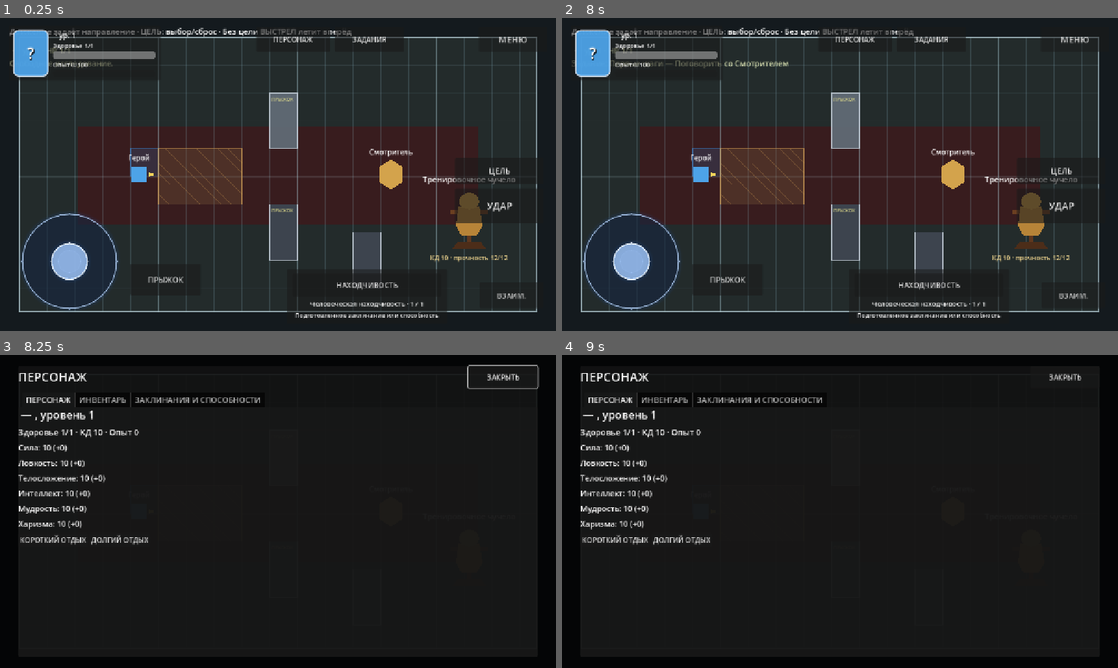
Above: before the commit, frames 1-4 (two rows, left to right).
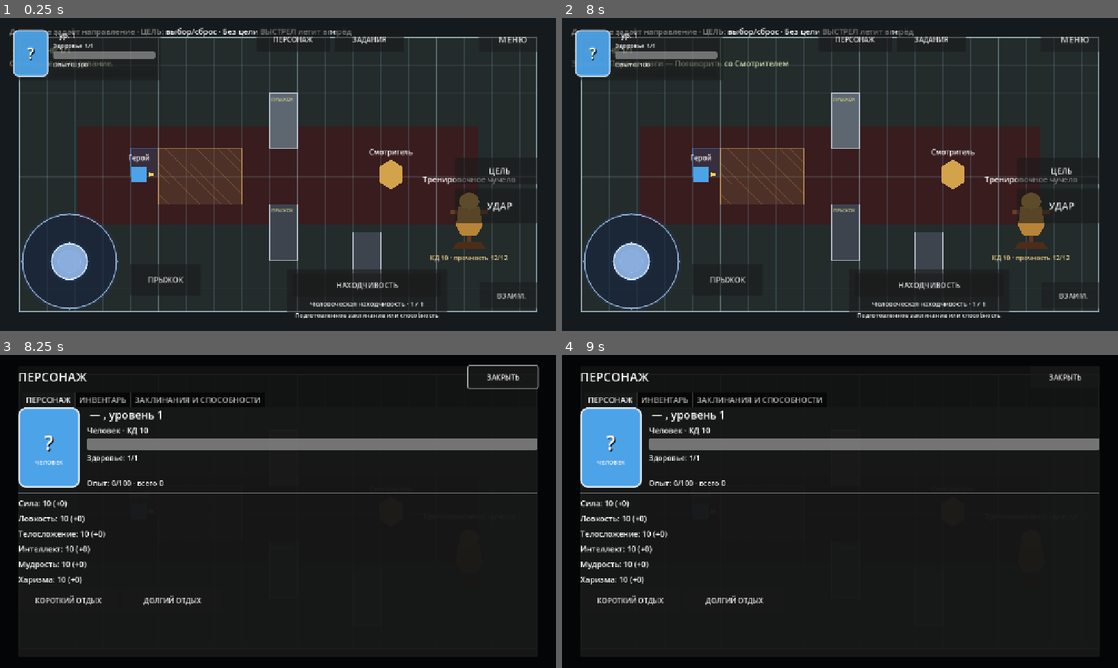
Above: after the commit, the same moments.

Repository: eretenkodaniil16-rgb/rpg-project
Game: Godot game, scene res://scenes/game/game.tscn
Two runs of this game, one before a commit and one after it. Both use one fixed random seed, a clock stepped at 60 frames per second and the inputs below. This scene is started directly instead of the project's main scene.
Inputs (mouse positions are in pixels of both pictures, inside the frame that each line leads up to):
- Up to frame 1 (0.25 s): no input
- Up to frame 2 (8 s): click "ВЗАИМ." at 0.5 s; click "МЕНЮ" at 1.25 s; click "Новая игра" at 2 s; click (840, 133) at 2.77 s; type "Alex" at 2.85 s; click "В главное меню" at 3.5 s; click "Новая игра" at 4.25 s; click (840, 133) at 5.02 s; type "Alex" at 5.1 s; click "В меню" at 5.75 s; click "Продолжить" at 6.5 s; click "ПРЫЖОК" at 7.25 s
- Up to frame 3 (8.25 s): click "ПЕРСОНАЖ" at 8 s
- Up to frame 4 (9 s): click "КОРОТКИЙ ОТДЫХ" at 8.75 s

Frames 1-2 are identical in both runs. In frame 3, 8.7% of the frame differs, in the area x 3-97%, y 16-80%; in frame 4, 8.7%.

Commit message:
feat: добавить портрет и полосы здоровья и опыта в лист персонажа

Diff:
--- a/scripts/ui/character_hub_inventory.gd
+++ b/scripts/ui/character_hub_inventory.gd
@@ -4,6 +4,121 @@
 var _selected_inventory_entry: Dictionary = {}
 var _inventory_details: Label
 var _inventory_equip: Button
+
+
+func _refresh_character() -> void:
+	_clear(_character_box)
+	var summary := HBoxContainer.new()
+	summary.name = "CharacterSummary"
+	summary.add_theme_constant_override("separation", 16)
+	_character_box.add_child(summary)
+	summary.add_child(_build_character_portrait())
+
+	var overview := VBoxContainer.new()
+	overview.size_flags_horizontal = Control.SIZE_EXPAND_FILL
+	overview.add_theme_constant_override("separation", 5)
+	summary.add_child(overview)
+	overview.add_child(_label("%s — %s, уровень %d" % [_hero.character_name, _hero.character_class_name, _hero.level], 25))
+	overview.add_child(_label("%s · КД %d" % [_hero.race_name, _class_data.get_armor_class(_hero)], 18))
+
+	var health_progress := ProgressBar.new()
+	health_progress.name = "CharacterHealthBar"
+	health_progress.custom_minimum_size = Vector2(0.0, 28.0)
+	health_progress.max_value = maxi(_hero.maximum_health, 1)
+	health_progress.value = clampi(_hero.current_health, 0, _hero.maximum_health)
+	health_progress.show_percentage = false
+	overview.add_child(health_progress)
+	overview.add_child(_label("Здоровье: %d/%d" % [_hero.current_health, _hero.maximum_health], 17))
+
+	var experience_progress: int = ProgressionSystem.experience_progress_in_level(_hero)
+	var experience_required: int = ProgressionSystem.experience_required_for_next_level(_hero)
+	var experience_bar := ProgressBar.new()
+	experience_bar.name = "CharacterExperienceBar"
+	experience_bar.custom_minimum_size = Vector2(0.0, 24.0)
+	experience_bar.max_value = maxi(experience_required, 1)
+	experience_bar.value = clampi(experience_progress, 0, experience_required)
+	experience_bar.show_percentage = false
+	overview.add_child(experience_bar)
+	overview.add_child(_label("Опыт: %d/%d · всего %d" % [experience_progress, experience_required, _hero.experience], 17))
+
+	_character_box.add_child(HSeparator.new())
+	var names: Dictionary = {
+		"strength": "Сила",
+		"dexterity": "Ловкость",
+		"constitution": "Телосложение",
+		"intelligence": "Интеллект",
+		"wisdom": "Мудрость",
+		"charisma": "Харизма"
+	}
+	for ability_id: String in names.keys():
+		var modifier: int = _hero.get_ability_modifier(ability_id)
+		_character_box.add_child(_label("%s: %d (%s)" % [str(names[ability_id]), _hero.get_ability_score(ability_id), "+%d" % modifier if modifier >= 0 else str(modifier)], 18))
+
+	var rest_row := HBoxContainer.new()
+	rest_row.add_theme_constant_override("separation", 10)
+	_character_box.add_child(rest_row)
+	var short_rest := Button.new()
+	short_rest.text = "КОРОТКИЙ ОТДЫХ"
+	short_rest.custom_minimum_size = Vector2(230.0, 54.0)
+	short_rest.pressed.connect(_rest.bind(false))
+	rest_row.add_child(short_rest)
+	var long_rest := Button.new()
+	long_rest.text = "ДОЛГИЙ ОТДЫХ"
+	long_rest.custom_minimum_size = Vector2(230.0, 54.0)
+	long_rest.pressed.connect(_rest.bind(true))
+	rest_row.add_child(long_rest)
+
+
+func _build_character_portrait() -> Control:
+	var portrait := PanelContainer.new()
+	portrait.name = "CharacterPortrait"
+	portrait.custom_minimum_size = Vector2(142.0, 142.0)
+	var style := StyleBoxFlat.new()
+	style.bg_color = Color.from_string(
+		_hero.appearance_color_hex,
+		Color.from_string(PlayerCharacter.DEFAULT_APPEARANCE_COLOR_HEX, Color(0.3, 0.64, 0.91, 1.0))
+	)
+	style.border_width_left = 4
+	style.border_width_top = 4
+	style.border_width_right = 4
+	style.border_width_bottom = 4
+	style.border_color = Color(0.9, 0.95, 1.0, 0.92)
+	style.corner_radius_top_left = 18
+	style.corner_radius_top_right = 18
+	style.corner_radius_bottom_left = 18
+	style.corner_radius_bottom_right = 18
+	portrait.add_theme_stylebox_override("panel", style)
+
+	var portrait_content := VBoxContainer.new()
+	portrait_content.alignment = BoxContainer.ALIGNMENT_CENTER
+	portrait.add_child(portrait_content)
+	var initials := Label.new()
+	initials.text = _character_initials(_hero.character_name)
+	initials.horizontal_alignment = HORIZONTAL_ALIGNMENT_CENTER
+	initials.add_theme_font_size_override("font_size", 46)
+	initials.add_theme_color_override("font_color", Color.WHITE)
+	initials.add_theme_color_override("font_shadow_color", Color(0.0, 0.0, 0.0, 0.85))
+	initials.add_theme_constant_override("shadow_offset_x", 2)
+	initials.add_theme_constant_override("shadow_offset_y", 2)
+	portrait_content.add_child(initials)
+	var race_label := Label.new()
+	race_label.text = _hero.race_name.to_upper()
+	race_label.horizontal_alignment = HORIZONTAL_ALIGNMENT_CENTER
+	race_label.add_theme_font_size_override("font_size", 14)
+	race_label.add_theme_color_override("font_color", Color(0.97, 0.98, 1.0, 0.94))
+	portrait_content.add_child(race_label)
+	return portrait
+
+
+func _character_initials(value: String) -> String:
+	var words: PackedStringArray = value.strip_edges().split(" ", false)
+	if words.is_empty():
+		return "?"
+	var result: String = words[0].left(1).to_upper()
+	if words.size() > 1:
+		result += words[1].left(1).to_upper()
+	return result
+
 
 func _refresh_inventory() -> void:
 	_clear(_inventory_box)
@@ -36,6 +151,7 @@
 	if entries[0] is Dictionary:
 		_select_inventory_entry(entries[0] as Dictionary)
 
+
 func _select_inventory_entry(entry: Dictionary) -> void:
 	_selected_inventory_entry = entry.duplicate(true)
 	var item_type: String = str(entry.get("type", "misc"))
@@ -47,12 +163,14 @@
 	_inventory_equip.disabled = equipped
 	_inventory_equip.text = "ЭКИПИРОВАНО" if equipped else "ЭКИПИРОВАТЬ"
 
+
 func _equip_inventory_entry() -> void:
 	var item_id: String = str(_selected_inventory_entry.get("id", ""))
 	if item_id.is_empty():
 		return
 	if _class_data.equip_item(_hero, item_id):
 		_refresh_all()
+
 
 func _inventory_stats(entry: Dictionary) -> String:
 	match str(entry.get("type", "")):
